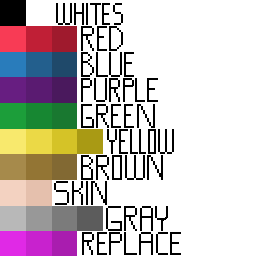
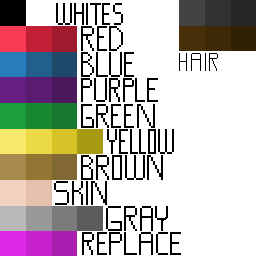
Before/after of a 256×256 layered artwork. What changed in the layer stack:
painted on "Colors" over <box>179,0,256,71</box>
